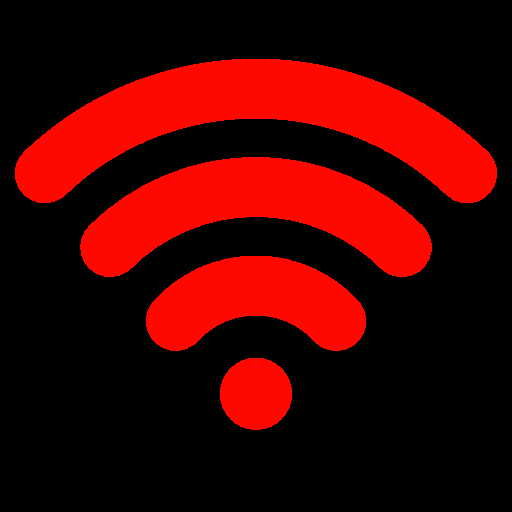
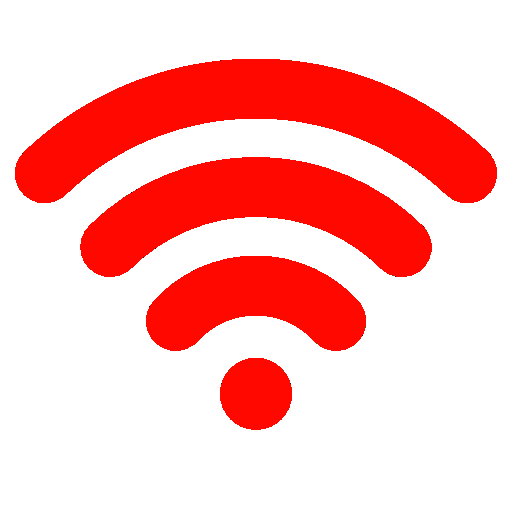
Layers edited between the first and the second 512 × 512 image:
painted on "Pasted Layer copy #1" over [0, 0, 512, 512]
painted on "Pasted Layer copy" over [0, 0, 512, 512]
painted on "Pasted Layer" over [0, 0, 512, 512]
